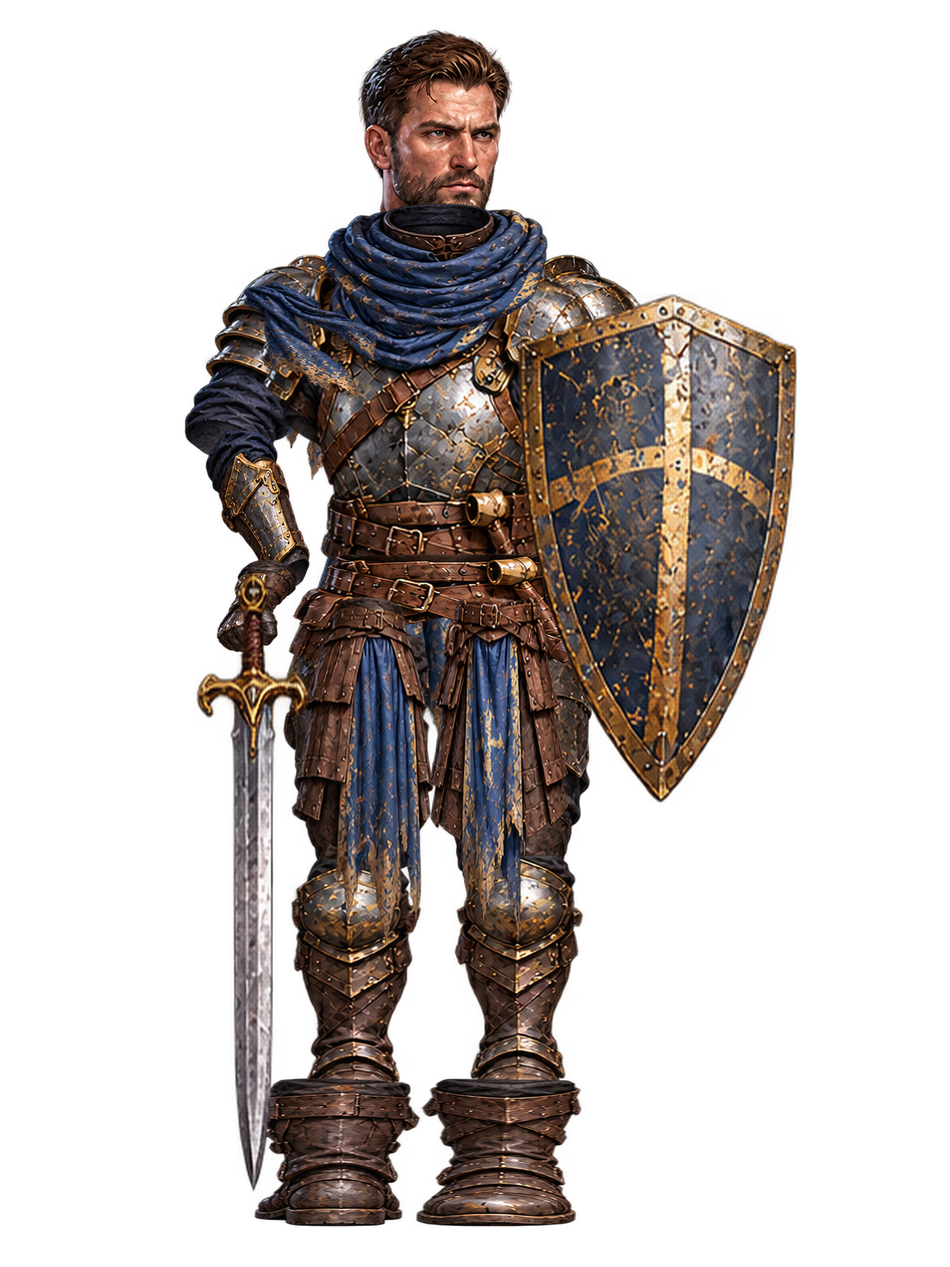
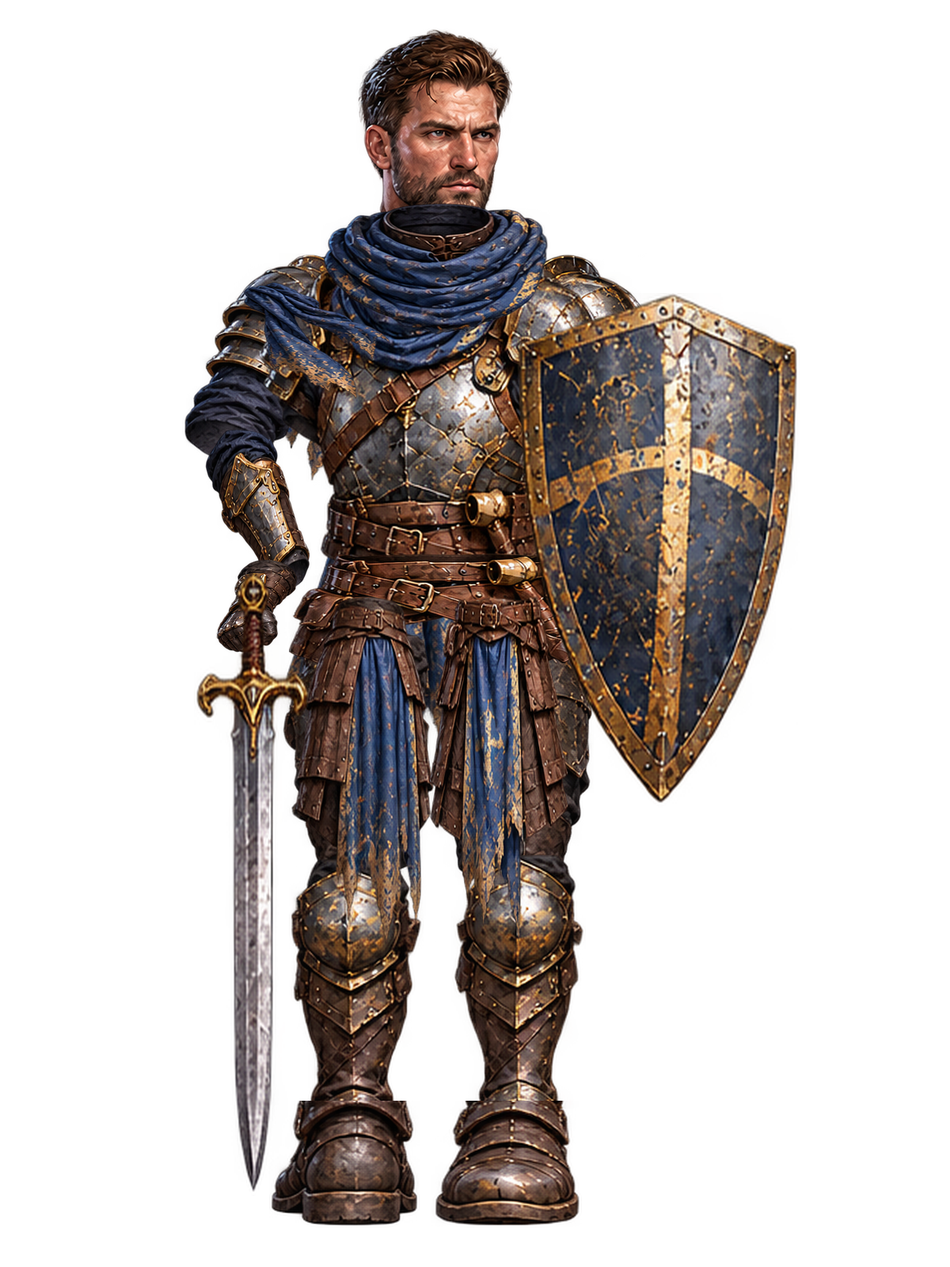
Comparing the layer stacks of the two 950×1267 images. Changes:
painted on "foot_front" over left=411, top=1076, right=586, bottom=1228
painted on "shin_front" over left=451, top=855, right=586, bottom=1109
painted on "foot_back" over left=251, top=1076, right=424, bottom=1228
painted on "shin_back" over left=288, top=857, right=424, bottom=1109
